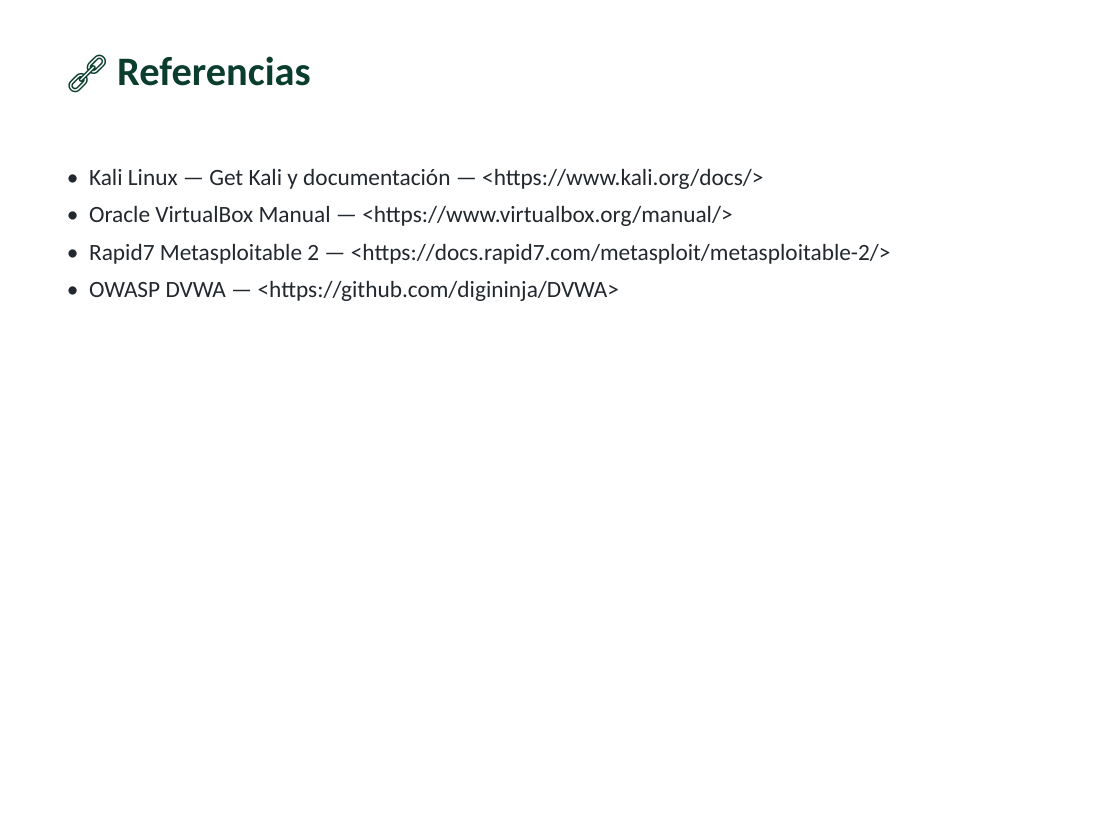
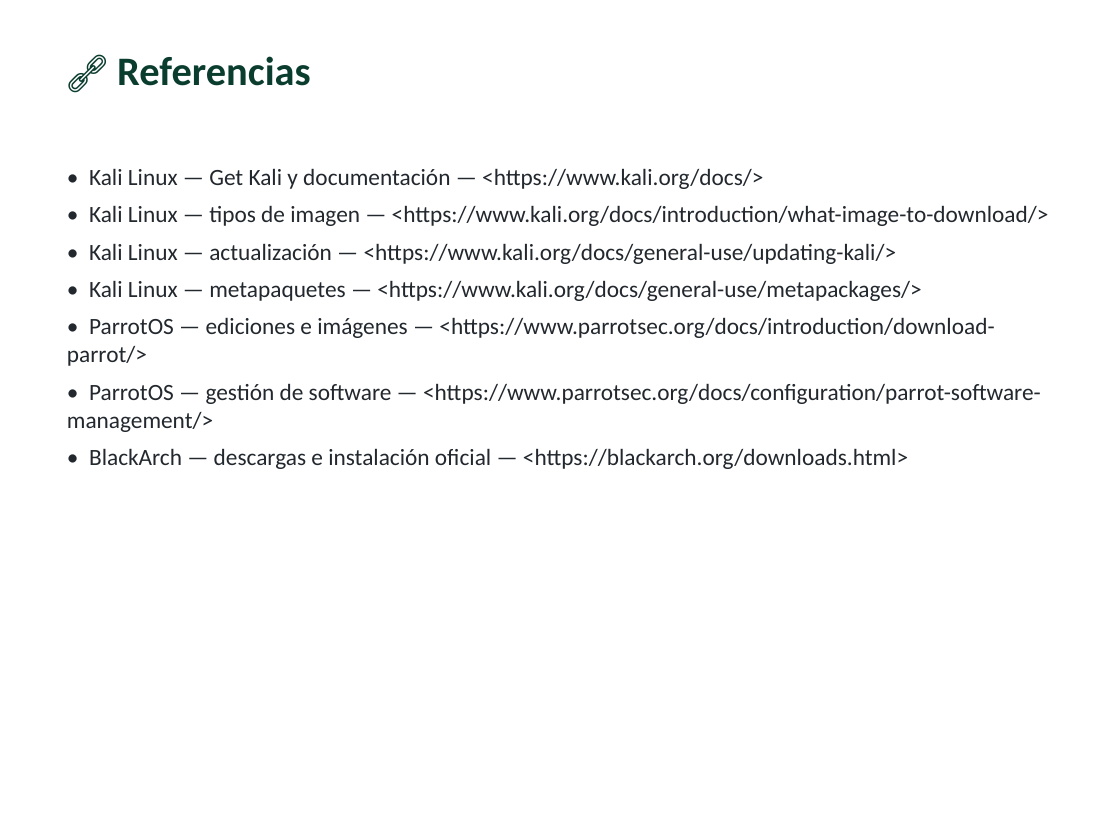
Before and after one commit to vladimiracunadev-create/modern-cybersecurity-program, a slide deck: slide 14 of classes/parte-0-fundamentos-y-prerrequisitos/004-montaje-del-laboratorio-virtualizacion-kali-snapshots-y-aislamiento-de-red/clase-004-presentacion.pptx. Drawn at 1120x840 pixels with LibreOffice and Linux fonts; fonts in the diff are those of the drawing. Boxes give left, top, right and bottom in pixels: in the first picture for what was removed or moved away, otherwise in the second. Text is boxed around its words. In the diff, an @@ line names an element or a change of style, - is before the commit and + after.

Commit message:
docs: agregar investigación y divulgación coordinada

```diff
--- a/classes/parte-0-fundamentos-y-prerrequisitos/004-montaje-del-laboratorio-virtualizacion-kali-snapshots-y-aislamiento-de-red/clase-004-presentacion.pptx
+++ b/classes/parte-0-fundamentos-y-prerrequisitos/004-montaje-del-laboratorio-virtualizacion-kali-snapshots-y-aislamiento-de-red/clase-004-presentacion.pptx
@@ text at [67,205,1049,469]: text changed @@
-• Oracle VirtualBox Manual — <https://www.virtualbox.org/manual/>
-• Rapid7 Metasploitable 2 — <https://docs.rapid7.com/metasploit/metasploitable-2/>
-• OWASP DVWA — <https://github.com/digininja/DVWA>
+• Kali Linux — tipos de imagen — <https://www.kali.org/docs/introduction/what-image-to-download/>
+• Kali Linux — actualización — <https://www.kali.org/docs/general-use/updating-kali/>
+• Kali Linux — metapaquetes — <https://www.kali.org/docs/general-use/metapackages/>
+• ParrotOS — ediciones e imágenes — <https://www.parrotsec.org/docs/introduction/download-parrot/>
+• ParrotOS — gestión de software — <https://www.parrotsec.org/docs/configuration/parrot-software-management/>
+• BlackArch — descargas e instalación oficial — <https://blackarch.org/downloads.html>
```
Also in this commit, not shown: 7 other slides changed, 9 other files.
